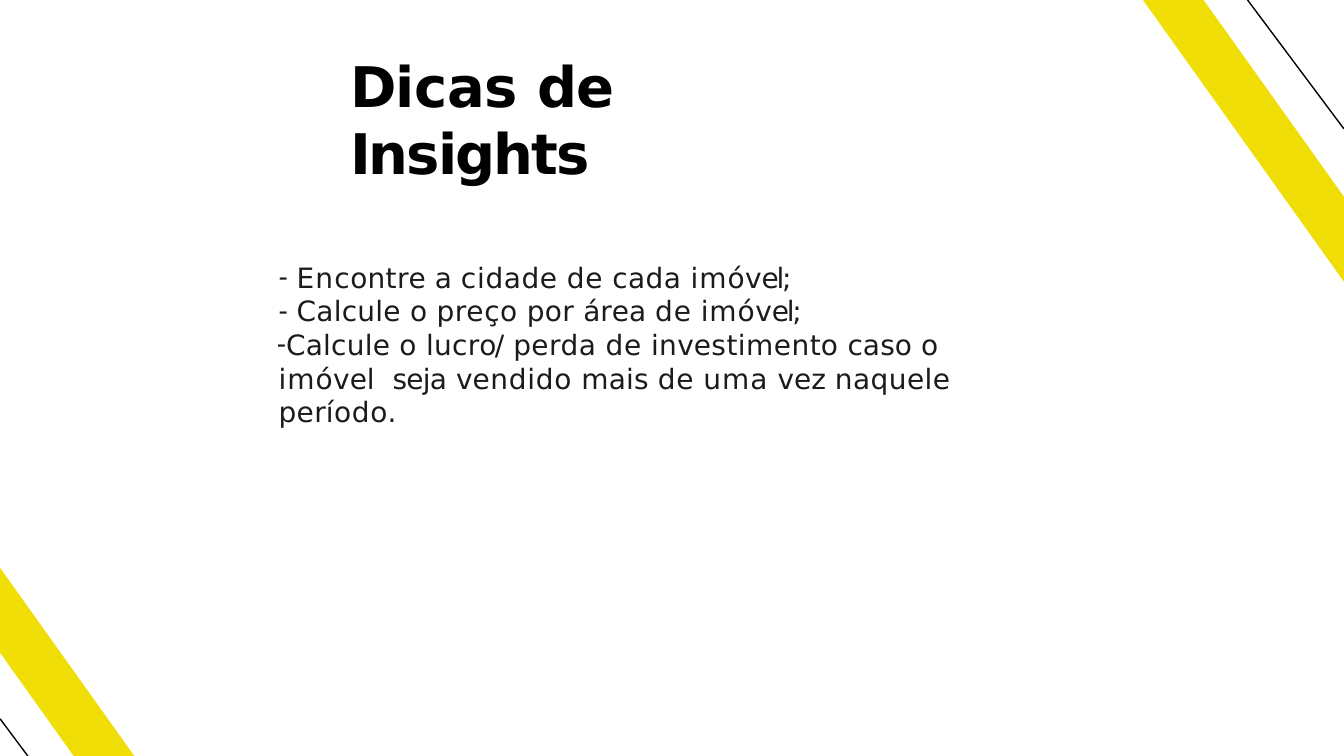
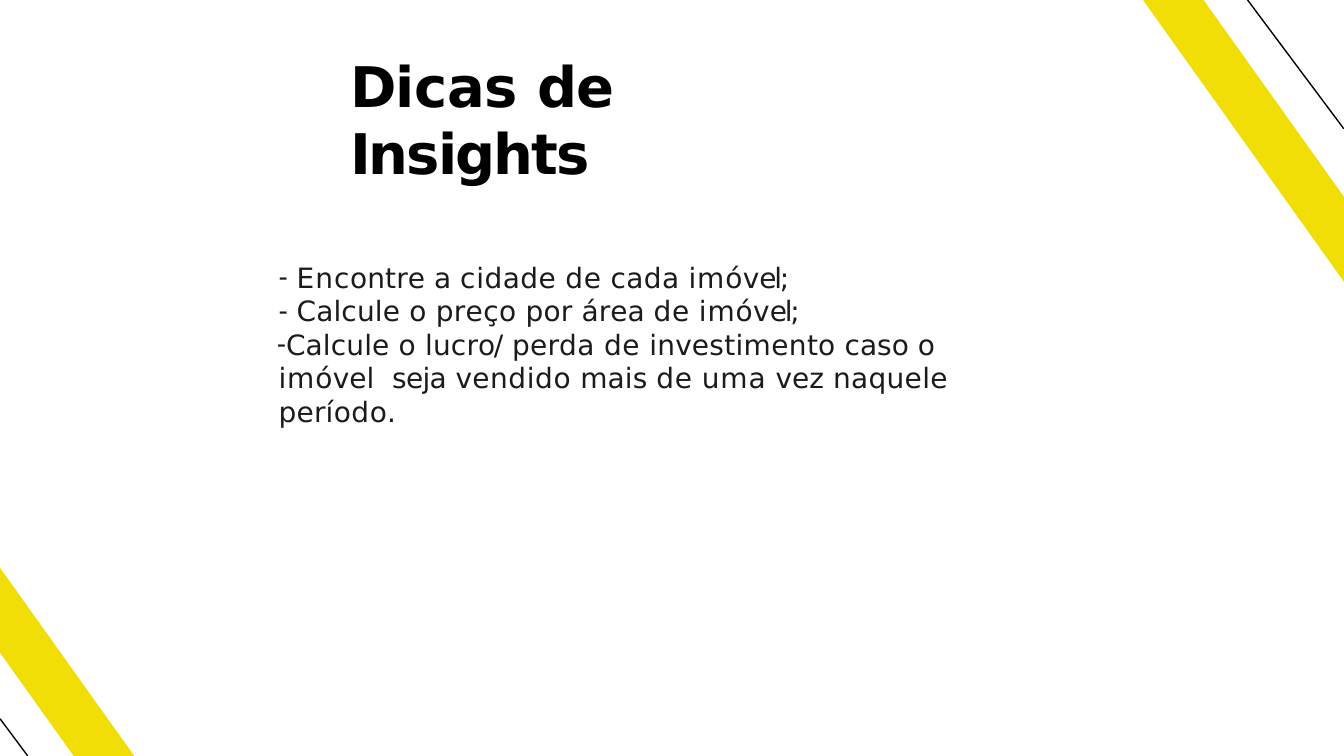
Before and after one commit to valdirdpg/curso-dnc, a slide deck: slide 8 of MODULO-3/MINI-PROJETO/Mini Projeto - Roof Imoveis.pptx. Drawn at 1344x756 pixels with LibreOffice and Linux fonts; fonts in the diff are those of the drawing. Boxes give left, top, right and bottom in pixels: in the first picture for what was removed or moved away, otherwise in the second. Text is boxed around its words. In the diff, an @@ line names an element or a change of style, - is before the commit and + after.

```diff
--- a/MODULO-3/MINI-PROJETO/Mini Projeto - Roof Imoveis.pptx
+++ b/MODULO-3/MINI-PROJETO/Mini Projeto - Roof Imoveis.pptx
@@ text "Encontre a cidade de cada ..." at box(279, 265, 948, 428): letter spacing 0.5 to 0.4 pt in "cidade de", "de", "de de"; letter spacing 0.4 to 0.3 pt in "preço", "vendido"; letter spacing 0.2 to 0.1 pt in "preço por", "perda investimento período."; letter spacing 0.1 to 0 pt in "caso"; letter spacing 0.6 to 0.5 pt in "uma"; letter spacing -0.2 to -0.3 pt in "vez"; indent changed @@
```
Also in this commit, not shown: 13 other slides changed, 26 slides added, 3 slides removed, 38 other files.
